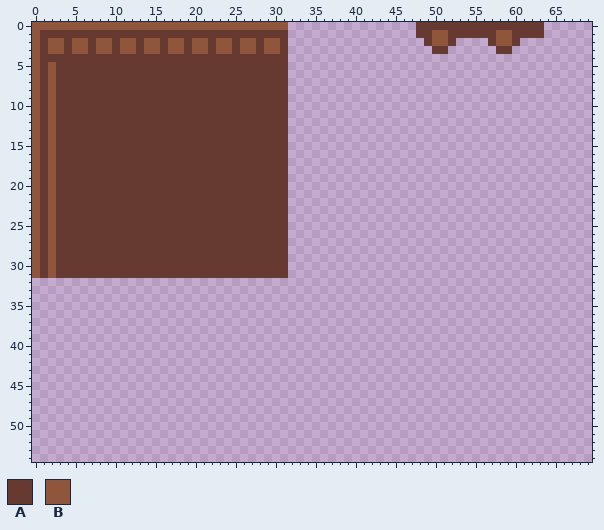
A pixel-art file gets an edit: res/atlas/world.aseprite. This is how it looked before the edit.
512x512 pixels, 1 frame. Shown: x 0..69, y 0..54.
Palette (. is transparent): A #663931  B #8f563b
After the commit:
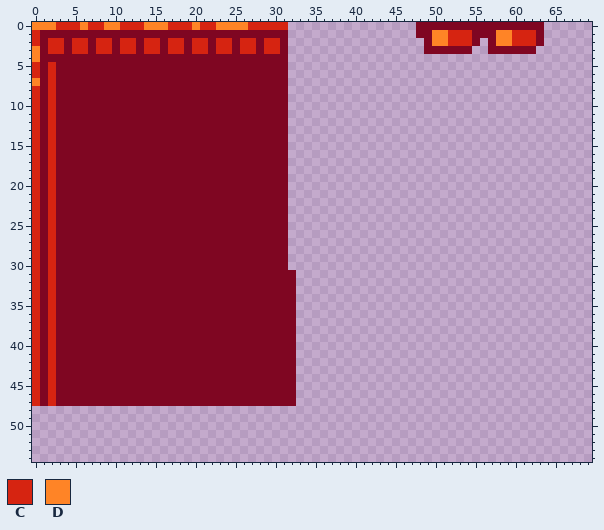
Colours new in this view: C #d62411  D #ff8426
Difference:
colour A: #663931 -> #7f0622
Changed rows in their new state; - is a pixel that keeps its letter.
first column x 0:
 0 DDDCCCDCCDDCCCDDDCCCDCCDDDDCCCCC--------------------------------
 1 C-------------------------------------------------DDCCC---DDCCC-
 2 C-CC-CC-CC-CC-CC-CC-CC-CC-CC-CC-------------------DDCCCA--DDCCCA
 3 D-CC-CC-CC-CC-CC-CC-CC-CC-CC-CC------------------A--AAA--A--AAA-
 4 D---------------------------------------------------------------
 5 C-C-------------------------------------------------------------
 6 C-C-------------------------------------------------------------
 7 D-C-------------------------------------------------------------
 8 C-C-------------------------------------------------------------
 9 C-C-------------------------------------------------------------
10 C-C-------------------------------------------------------------
11 C-C-------------------------------------------------------------
12 C-C-------------------------------------------------------------
13 C-C-------------------------------------------------------------
14 C-C-------------------------------------------------------------
15 C-C-------------------------------------------------------------
16 C-C-------------------------------------------------------------
17 C-C-------------------------------------------------------------
18 C-C-------------------------------------------------------------
19 C-C-------------------------------------------------------------
20 C-C-------------------------------------------------------------
21 C-C-------------------------------------------------------------
22 C-C-------------------------------------------------------------
23 C-C-------------------------------------------------------------
24 C-C-------------------------------------------------------------
25 C-C-------------------------------------------------------------
26 C-C-------------------------------------------------------------
27 C-C-------------------------------------------------------------
28 C-C-------------------------------------------------------------
29 C-C-------------------------------------------------------------
30 C-C-------------------------------------------------------------
31 C-C-----------------------------A-------------------------------
32 CACAAAAAAAAAAAAAAAAAAAAAAAAAAAAAA-------------------------------
33 CACAAAAAAAAAAAAAAAAAAAAAAAAAAAAAA-------------------------------
34 CACAAAAAAAAAAAAAAAAAAAAAAAAAAAAAA-------------------------------
35 CACAAAAAAAAAAAAAAAAAAAAAAAAAAAAAA-------------------------------
36 CACAAAAAAAAAAAAAAAAAAAAAAAAAAAAAA-------------------------------
37 CACAAAAAAAAAAAAAAAAAAAAAAAAAAAAAA-------------------------------
38 CACAAAAAAAAAAAAAAAAAAAAAAAAAAAAAA-------------------------------
39 CACAAAAAAAAAAAAAAAAAAAAAAAAAAAAAA-------------------------------
40 CACAAAAAAAAAAAAAAAAAAAAAAAAAAAAAA-------------------------------
41 CACAAAAAAAAAAAAAAAAAAAAAAAAAAAAAA-------------------------------
42 CACAAAAAAAAAAAAAAAAAAAAAAAAAAAAAA-------------------------------
43 CACAAAAAAAAAAAAAAAAAAAAAAAAAAAAAA-------------------------------
44 CACAAAAAAAAAAAAAAAAAAAAAAAAAAAAAA-------------------------------
45 CACAAAAAAAAAAAAAAAAAAAAAAAAAAAAAA-------------------------------
46 CACAAAAAAAAAAAAAAAAAAAAAAAAAAAAAA-------------------------------
47 CACAAAAAAAAAAAAAAAAAAAAAAAAAAAAAA-------------------------------
